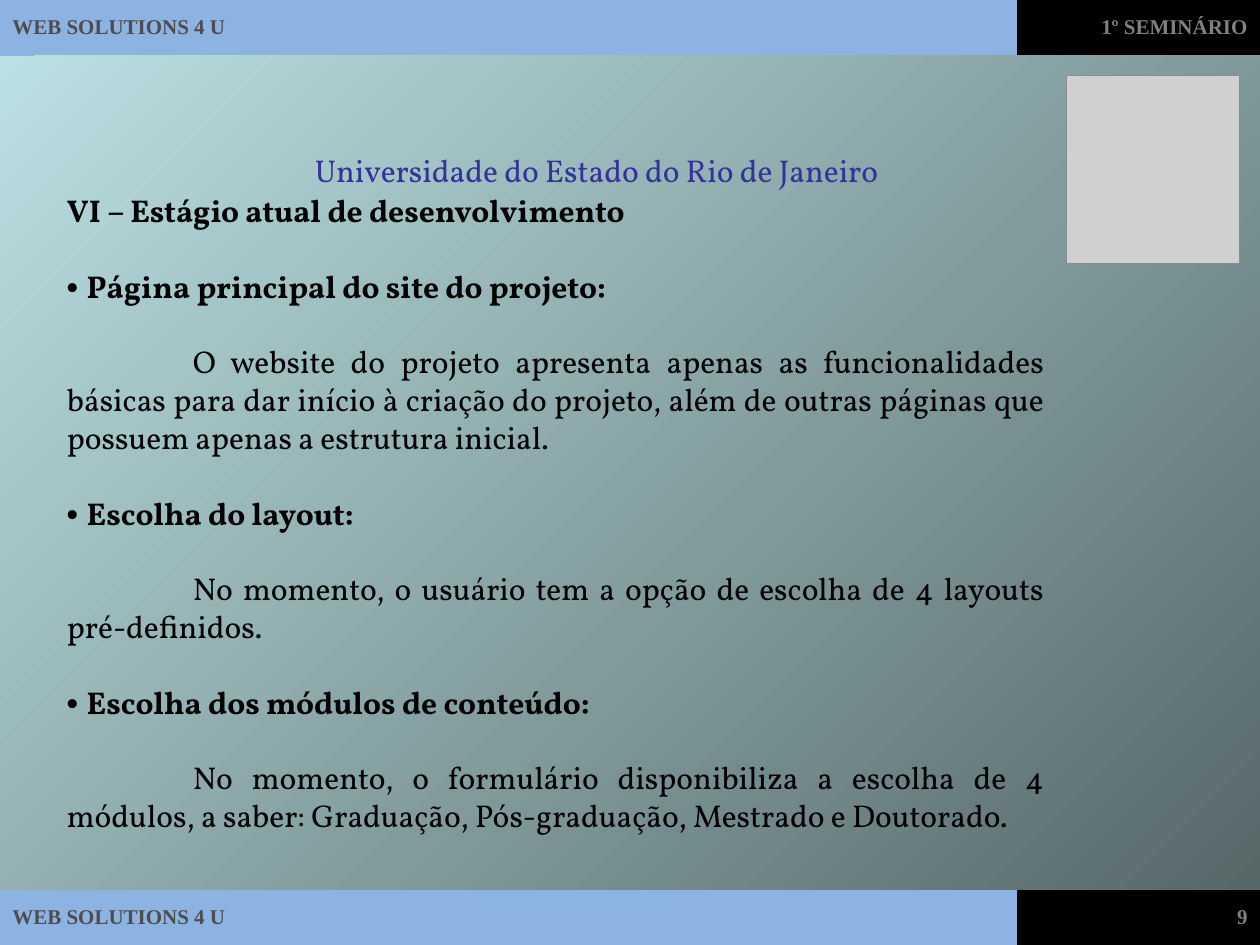
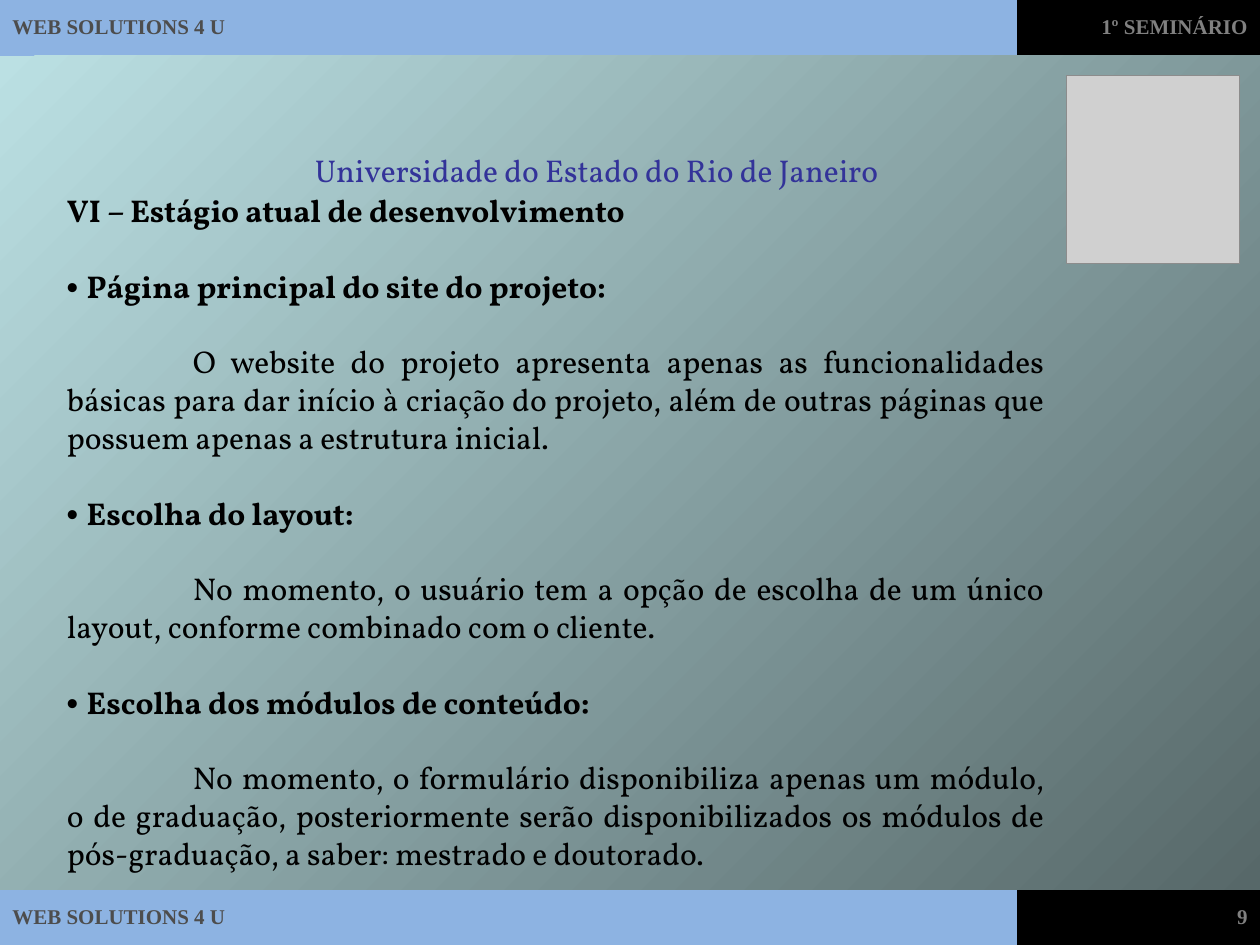
Before and after one commit to ms-uerj/cloudcw, a slide deck: slide 9 of Trunk/Documentos/SlidesES.ppt. Drawn at 1260x945 pixels with LibreOffice and Linux fonts; fonts in the diff are those of the drawing; grey boxes stand for pictures. Boxes give left, top, right and bottom in pixels: in the first picture for what was removed or moved away, otherwise in the second. Text is boxed around its words. In the diff, an @@ line names an element or a change of style, - is before the commit and + after.

```diff
--- a/Trunk/Documentos/SlidesES.ppt
+++ b/Trunk/Documentos/SlidesES.ppt
@@ text at [67, 577, 1044, 646]: text changed @@
-No momento, o usuário tem a opção de escolha de 4 layouts pré-definidos.
+No momento, o usuário tem a opção de escolha de um único layout, conforme combinado com o cliente.
@@ text at [67, 766, 1044, 873]: text changed @@
-No momento, o formulário disponibiliza a escolha de 4 módulos, a saber: Graduação, Pós-graduação, Mestrado e Doutorado.
+No momento, o formulário disponibiliza apenas um módulo, o de graduação, posteriormente serão disponibilizados os módulos de pós-graduação, a saber: mestrado e doutorado.
```
Also in this commit, not shown: 1 other slide changed, 1 other file.
